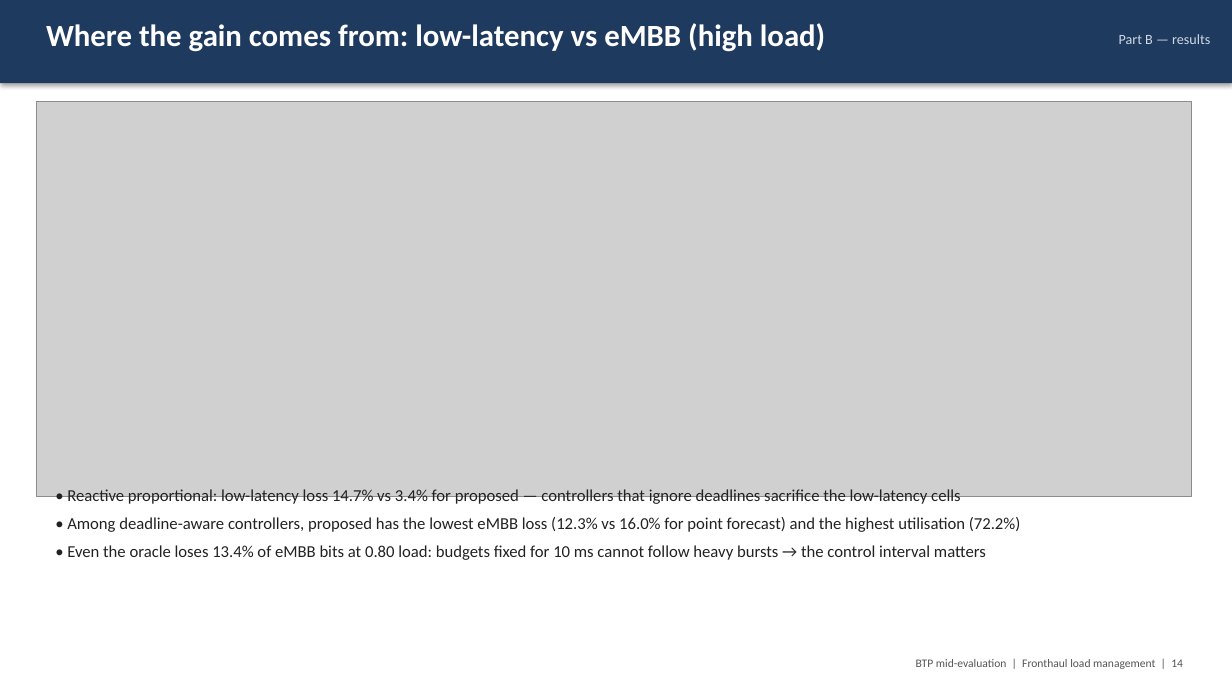
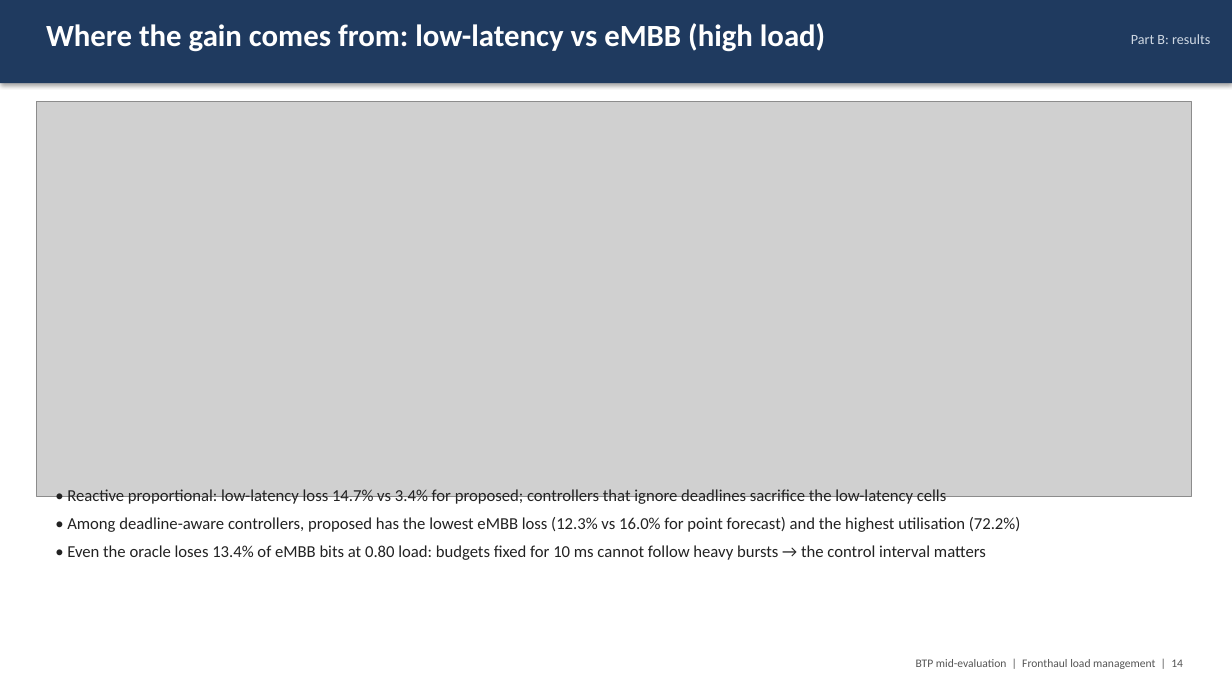
Before and after one commit to Harshvardhan-To1/BTP, a slide deck: slide 14 of docs/fhlm/BTP_midterm_fronthaul_load_management.pptx. Drawn at 1232x693 pixels with LibreOffice and Linux fonts; fonts in the diff are those of the drawing; grey boxes stand for pictures. Boxes give left, top, right and bottom in pixels: in the first picture for what was removed or moved away, otherwise in the second. Text is boxed around its words. In the diff, an @@ line names an element or a change of style, - is before the commit and + after.

```diff
--- a/docs/fhlm/BTP_midterm_fronthaul_load_management.pptx
+++ b/docs/fhlm/BTP_midterm_fronthaul_load_management.pptx
@@ text at <box>1131,34,1210,44</box>: text changed @@
-Part B — results
+Part B: results
@@ text at <box>67,489,947,506</box>: text changed @@
-• Reactive proportional: low-latency loss 14.7% vs 3.4% for proposed — controllers that ignore deadlines sacrifice the low-latency cells
+• Reactive proportional: low-latency loss 14.7% vs 3.4% for proposed; controllers that ignore deadlines sacrifice the low-latency cells
```
Also in this commit, not shown: 19 other slides changed, 22 other files.
